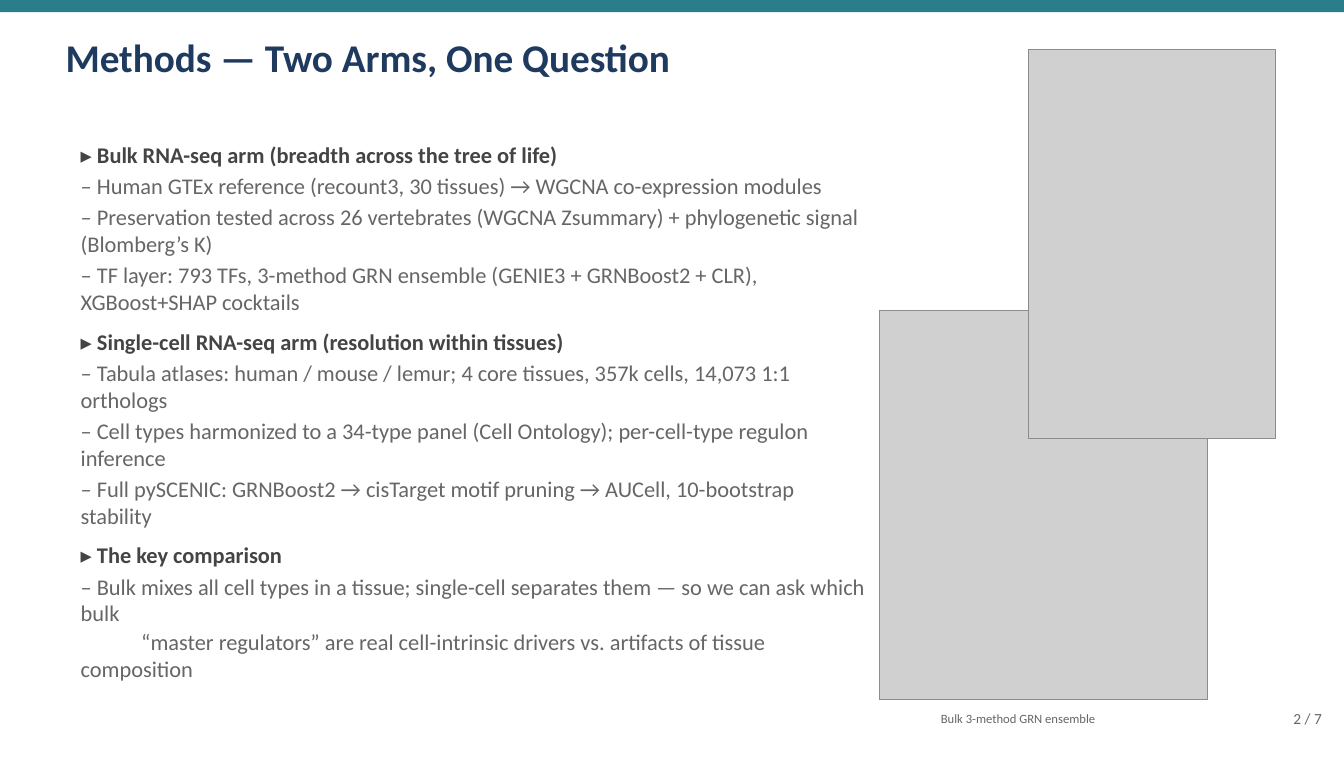
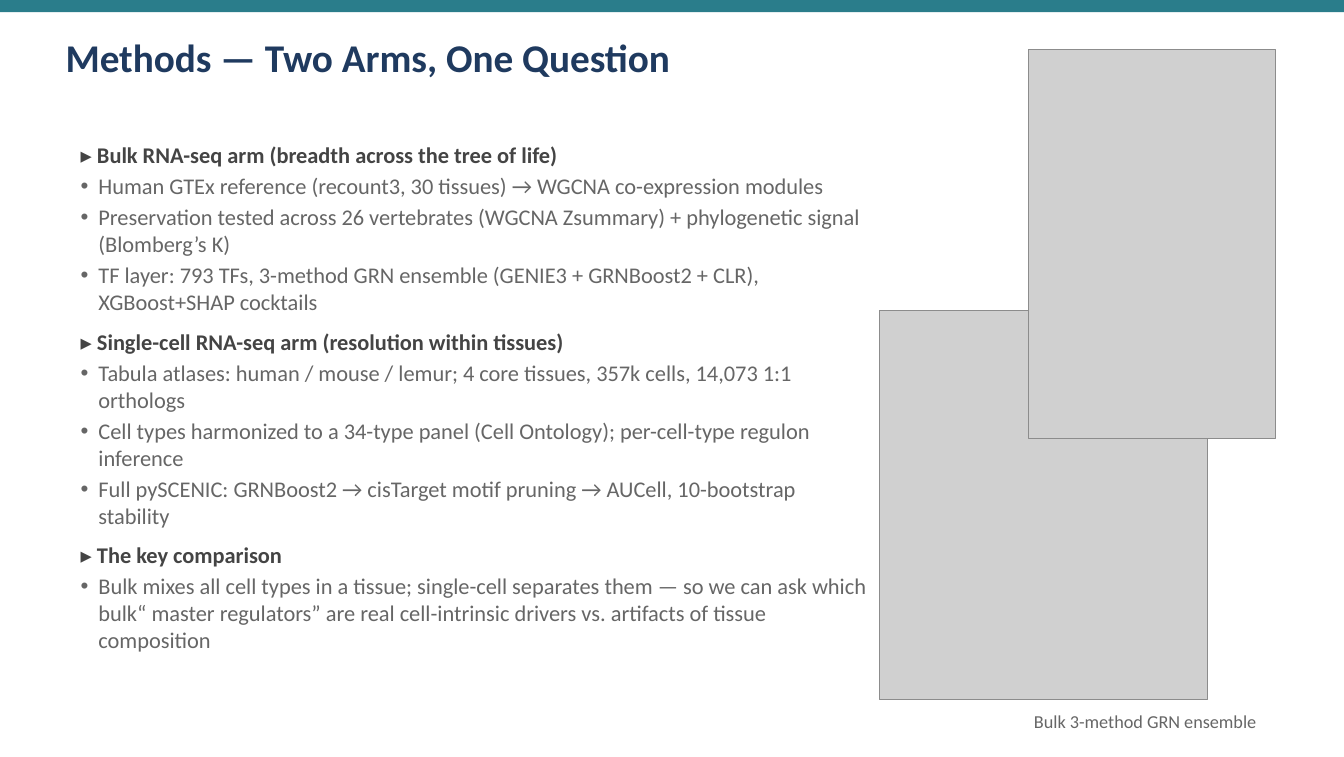
Before and after one commit to bcantarel/claudescience_hackaton_20260713, a slide deck: slide 2 of geneNetworking/geneNetworking_biologist_7slide.pptx. Drawn at 1344x757 pixels with LibreOffice and Linux fonts; fonts in the diff are those of the drawing; grey boxes stand for pictures. Boxes give left, top, right and bottom in pixels: in the first picture for what was removed or moved away, otherwise in the second. Text is boxed around its words. In the diff, an @@ line names an element or a change of style, - is before the commit and + after.

```diff
--- a/geneNetworking/geneNetworking_biologist_7slide.pptx
+++ b/geneNetworking/geneNetworking_biologist_7slide.pptx
@@ text at box(98, 178, 860, 310): text changed @@
-– Human GTEx reference (recount3, 30 tissues) → WGCNA co-expression modules
-– Preservation tested across 26 vertebrates (WGCNA Zsummary) + phylogenetic signal (Blomberg’s K)
-– TF layer: 793 TFs, 3-method GRN ensemble (GENIE3 + GRNBoost2 + CLR), XGBoost+SHAP cocktails
+• Human GTEx reference (recount3, 30 tissues) → WGCNA co-expression modules
+• Preservation tested across 26 vertebrates (WGCNA Zsummary) + phylogenetic signal (Blomberg’s K)
+• TF layer: 793 TFs, 3-method GRN ensemble (GENIE3 + GRNBoost2 + CLR), XGBoost+SHAP cocktails
@@ text at box(98, 365, 810, 528): text changed @@
-– Tabula atlases: human / mouse / lemur; 4 core tissues, 357k cells, 14,073 1:1 orthologs
-– Cell types harmonized to a 34-type panel (Cell Ontology); per-cell-type regulon inference
-– Full pySCENIC: GRNBoost2 → cisTarget motif pruning → AUCell, 10-bootstrap stability
+• Tabula atlases: human / mouse / lemur; 4 core tissues, 357k cells, 14,073 1:1 orthologs
+• Cell types harmonized to a 34-type panel (Cell Ontology); per-cell-type regulon inference
+• Full pySCENIC: GRNBoost2 → cisTarget motif pruning → AUCell, 10-bootstrap stability
@@ text at box(98, 578, 866, 652): text changed @@
-– Bulk mixes all cell types in a tissue; single-cell separates them — so we can ask which bulk
-  “master regulators” are real cell-intrinsic drivers vs. artifacts of tissue composition
+• Bulk mixes all cell types in a tissue; single-cell separates them — so we can ask which bulk“ master regulators” are real cell-intrinsic drivers vs. artifacts of tissue composition
@@ text "Bulk 3-method GRN ensemble": place and size @@
-text "Bulk 3-method GRN ensemble" at box(941, 714, 1095, 723)
+text "Bulk 3-method GRN ensemble" at box(1034, 715, 1256, 728)
@@ text "Bulk 3-method GRN ensemble" at box(1034, 715, 1256, 728): size 9 to 13 pt @@
@@ text removed at box(1293, 714, 1322, 724) @@
-2 / 7
```
Also in this commit, not shown: 4 other slides changed.
